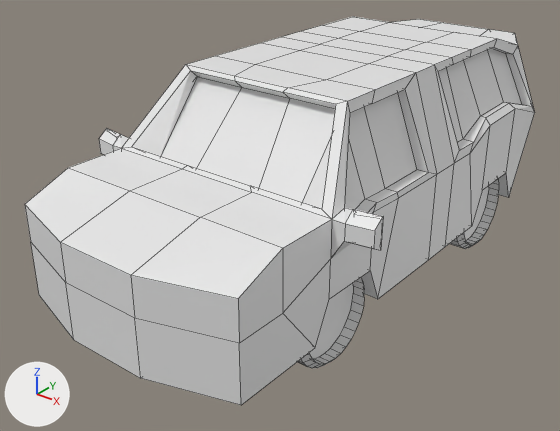
The Blender file res/meshes/car.blend: old version first, new version second.
Rendered twice from a camera (50 mm lens) standing at (3.5, -5.05, 3.46) and looking at (-0.22, -0.4, 0.58). The lights are fixed; the arrows at lower left show +X, +Y and +Z. The picture after the commit comes second. Mesh edges are drawn as thin lines.
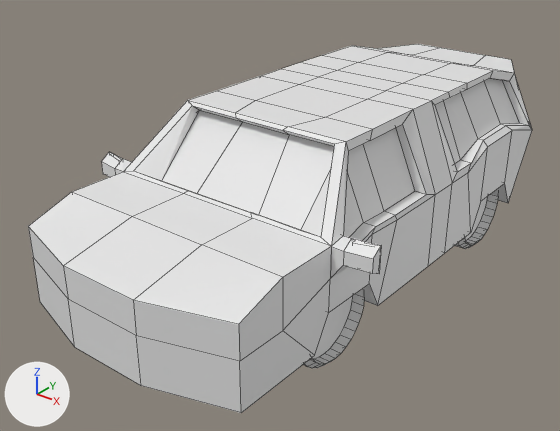
The change, as a list of edits to the scene's bpy script:
```text
Change me_cube:
    used by ob_cube; location = (0.0, 0.0, 0.0)
    remove me_cube.from_pydata(...)  # 1028 vertices, 906 faces; spans x -1.3..1.3, y -2.5..2.5, z 0.0..1.9
    add me_cube.from_pydata(...)  # 1028 vertices, 906 faces; spans x -1.3..1.3, y -2.5..2.5, z 0.0..1.62
    me_cube part 1: the loose piece of 260 vertices spanning x -1.3..1.3, y -2.5..2.5, z 0.4..1.9 is scaled about the mesh origin by (1, 1, 0.85)
```

Where the change shows, as pixel boxes (x1, y1, x2, y2) in the pictures (560 x 431 px):
'Cube', reshaped: before (25, 16, 535, 405); after (28, 44, 532, 413)
